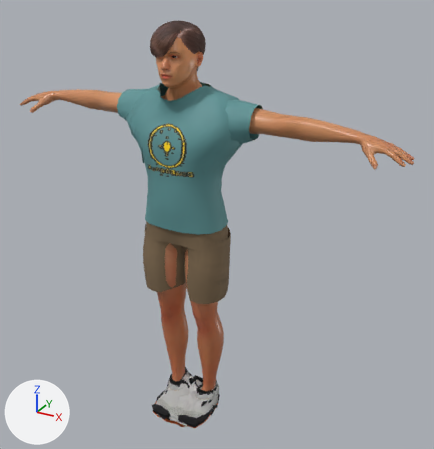
The glTF model FEL-full-app/public/models/rivals/orbit.glb: old version first, new version second.
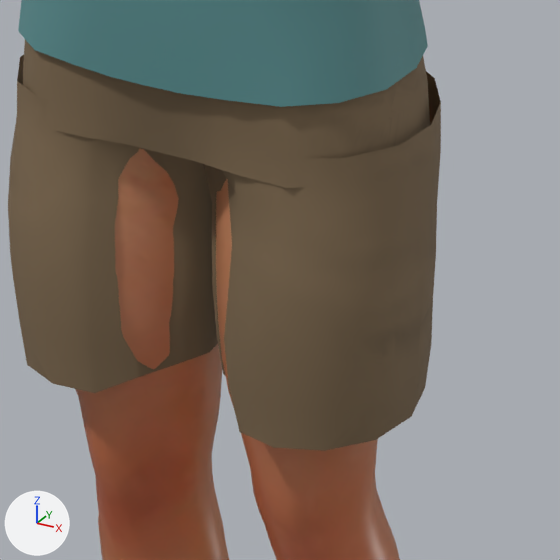
Old and new are each drawn whole from a 50 mm lens placed at (1.376, -2.239, 2.17), pointed at (0.118, 0.049, 1.026) and again close up on the part from 33% to 59% of the width and 47% to 73% of the height. The lights are fixed; the arrows at lower left show +X, +Y and +Z. The older version's two pictures come first. Where no turn or scale is listed for an object, it has been applied to the vertices. Vertices at exactly the same position are counted once.

The first close-up shows 'Body', 'Kit_shorts_pants_cargo', 'Kit_tops_top_tee'.
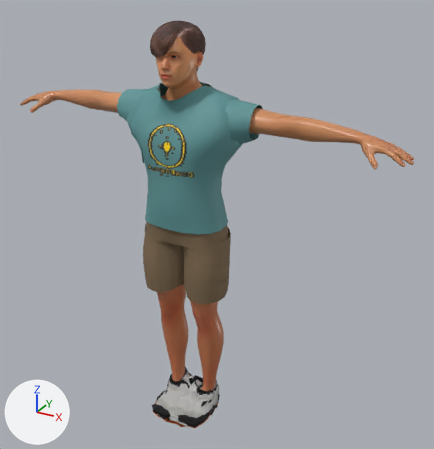
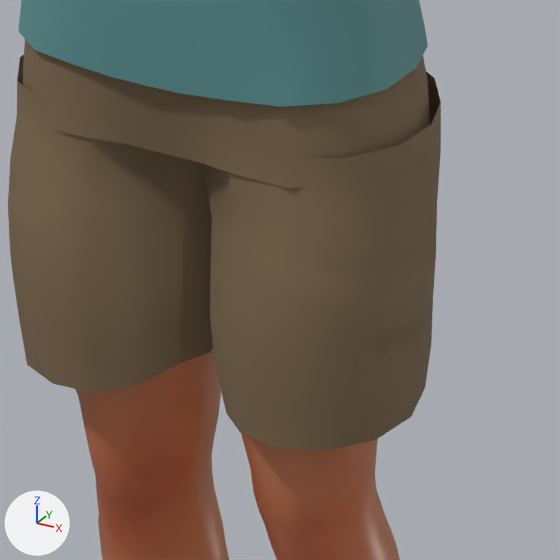
Location of each change, [x1, y1, x2, y2] in pixels of the close-ups (560 x 560 px; the box of a moved part takes in the faces that stretch with it):
part 1 of me_cargo_pants, moved or reshaped
    before: [86, 138, 281, 393]
    after: [86, 138, 281, 430]

Edits to the bpy script that builds the scene:
```text
Change me_cargo_pants:
    where me_cargo_pants.from_pydata(...)  # 322 vertices, 528 faces; spans x -0.22..0.223, y -0.176..0.122, z 0.708..1.172
    used by ob_kit_shorts_pants_cargo; location = (0.0, 0.0, 0.0)
    me_cargo_pants part 1
    me_cargo_pants.vertices[138].co: (0.082, -0.142, 0.951) -> (0.08, -0.147, 0.952)  # pixel (239, 196) -> pixel (234, 198)
    me_cargo_pants.vertices[139].co: (0.05, -0.112, 0.953) -> (0.042, -0.124, 0.953)  # not seen -> pixel (212, 178)
    me_cargo_pants.vertices[153].co: (0.059, -0.114, 0.912) -> (0.046, -0.132, 0.914)  # not seen -> pixel (212, 220)
    me_cargo_pants.vertices[167].co: (0.059, -0.114, 0.862) -> (0.044, -0.134, 0.863)  # not seen -> pixel (210, 268)
    me_cargo_pants.vertices[181].co: (0.057, -0.116, 0.813) -> (0.042, -0.135, 0.813)  # not seen -> pixel (210, 315)
    me_cargo_pants.vertices[195].co: (0.063, -0.116, 0.767) -> (0.048, -0.138, 0.764)  # not seen -> pixel (214, 363)
    me_cargo_pants.vertices[209].co: (0.074, -0.111, 0.718) -> (0.059, -0.136, 0.712)  # not seen -> pixel (226, 413)
    me_cargo_pants.vertices[234].co: (-0.048, -0.108, 0.956) -> (-0.038, -0.12, 0.955)  # pixel (140, 149) -> pixel (141, 156)
    me_cargo_pants.vertices[248].co: (-0.054, -0.111, 0.909) -> (-0.04, -0.129, 0.911)  # not seen -> pixel (136, 201)
    me_cargo_pants.vertices[262].co: (-0.057, -0.115, 0.862) -> (-0.042, -0.135, 0.863)  # not seen -> pixel (133, 248)
    me_cargo_pants.vertices[276].co: (-0.056, -0.118, 0.814) -> (-0.041, -0.137, 0.815)  # not seen -> pixel (134, 295)
    me_cargo_pants.vertices[290].co: (-0.054, -0.119, 0.768) -> (-0.041, -0.137, 0.766)  # not seen -> pixel (136, 338)
    me_cargo_pants.vertices[304].co: (-0.05, -0.122, 0.714) -> (-0.044, -0.13, 0.712)  # pixel (138, 377) -> pixel (139, 384)
```
